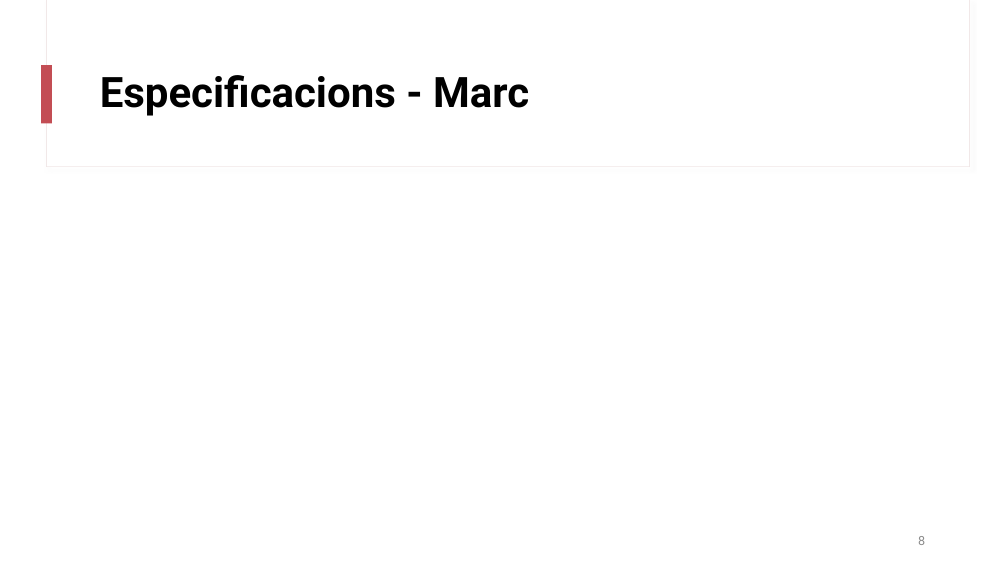
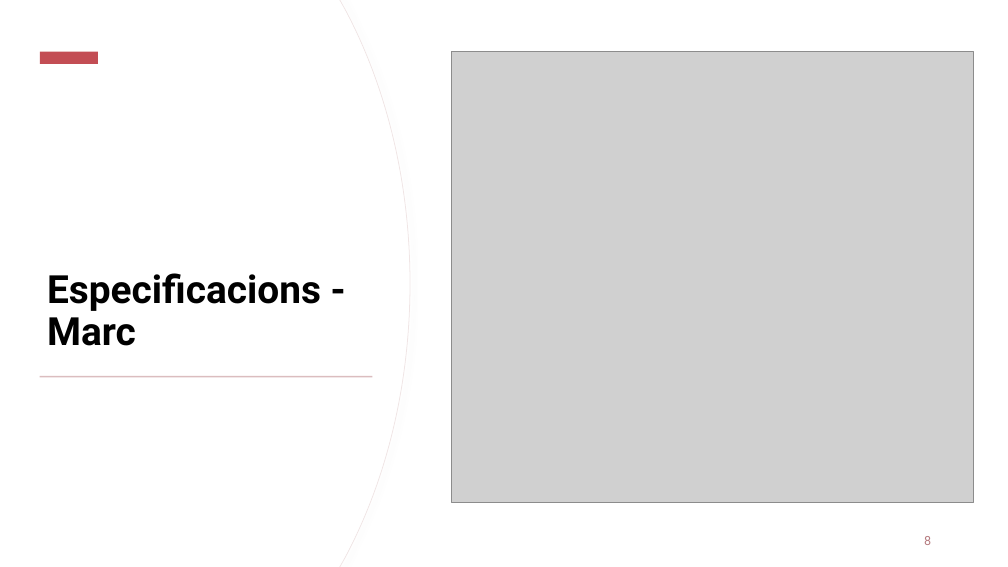
Before and after one commit to martipages/ES23UAB431-02, a slide deck: slide 8 of documents/Sprint3/Sprint_Review3_431-2.pptx. Drawn at 1008x567 pixels with LibreOffice and Linux fonts; fonts in the diff are those of the drawing; grey boxes stand for pictures. Boxes give left, top, right and bottom in pixels: in the first picture for what was removed or moved away, otherwise in the second. Text is boxed around its words. In the diff, an @@ line names an element or a change of style, - is before the commit and + after.

```diff
--- a/documents/Sprint3/Sprint_Review3_431-2.pptx
+++ b/documents/Sprint3/Sprint_Review3_431-2.pptx
@@ rectangle added at box(0, 0, 1008, 567), fill #FFFFFF @@
@@ freeform shape added at box(0, 0, 410, 567), fill #FFFFFF, outline #F0E5E5 0.75 pt @@
@@ freeform shape added at box(0, 0, 409, 567), fill #FFFFFF @@
@@ rectangle added at box(40, 52, 98, 64), fill #C34D54 @@
@@ picture added at box(452, 51, 974, 503) @@
@@ rectangle removed at box(42, 65, 52, 123) @@
@@ title "Especificacions - Marc": place and size @@
-title "Especificacions - Marc" at box(100, 75, 529, 116)
+title "Especificacions - Marc" at box(47, 273, 321, 346)
@@ title "Especificacions - Marc" at box(47, 273, 321, 346): size 40 to 37 pt; vertical alignment middle to bottom @@
@@ rectangle added at box(40, 376, 373, 377), fill #DBBDBF @@
@@ page number at box(924, 536, 931, 545): text colour #8C8C8C to #B67B7F; more space between paragraphs @@
```
Also in this commit, not shown: 4 other slides changed, 16 other files.
